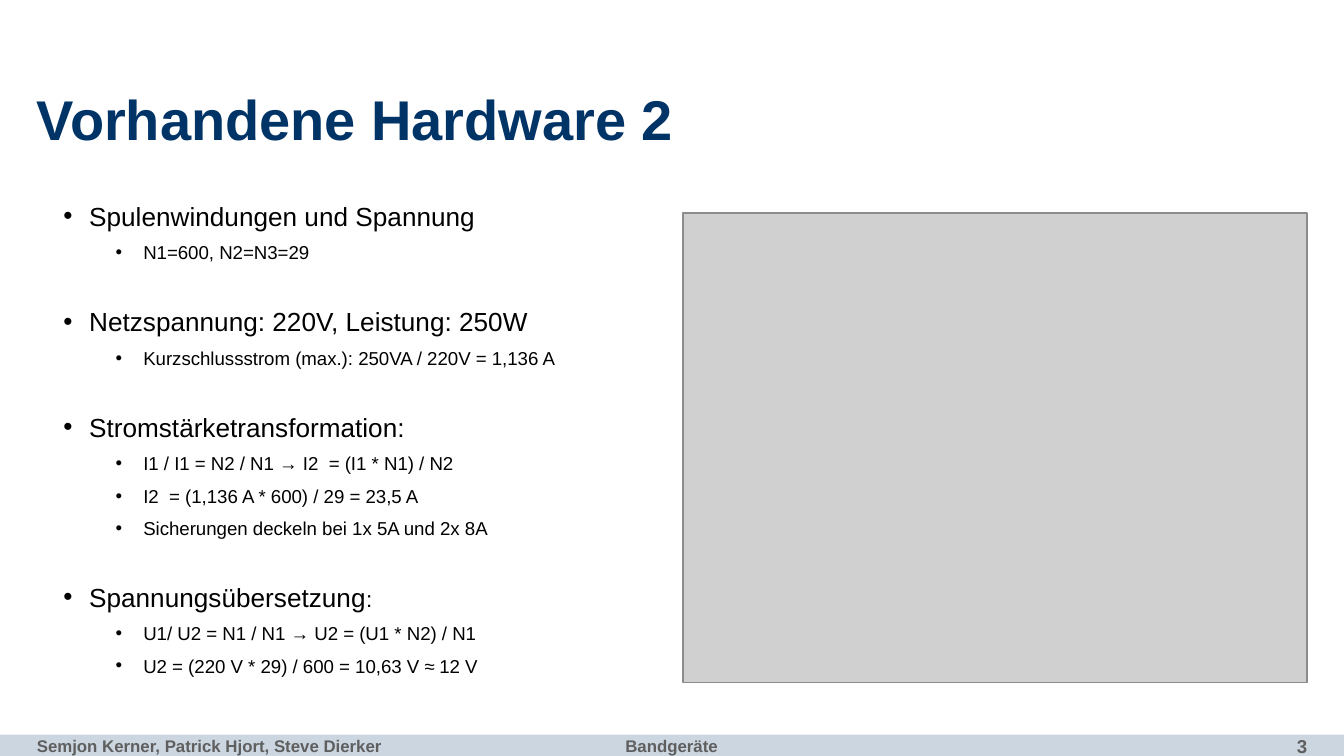
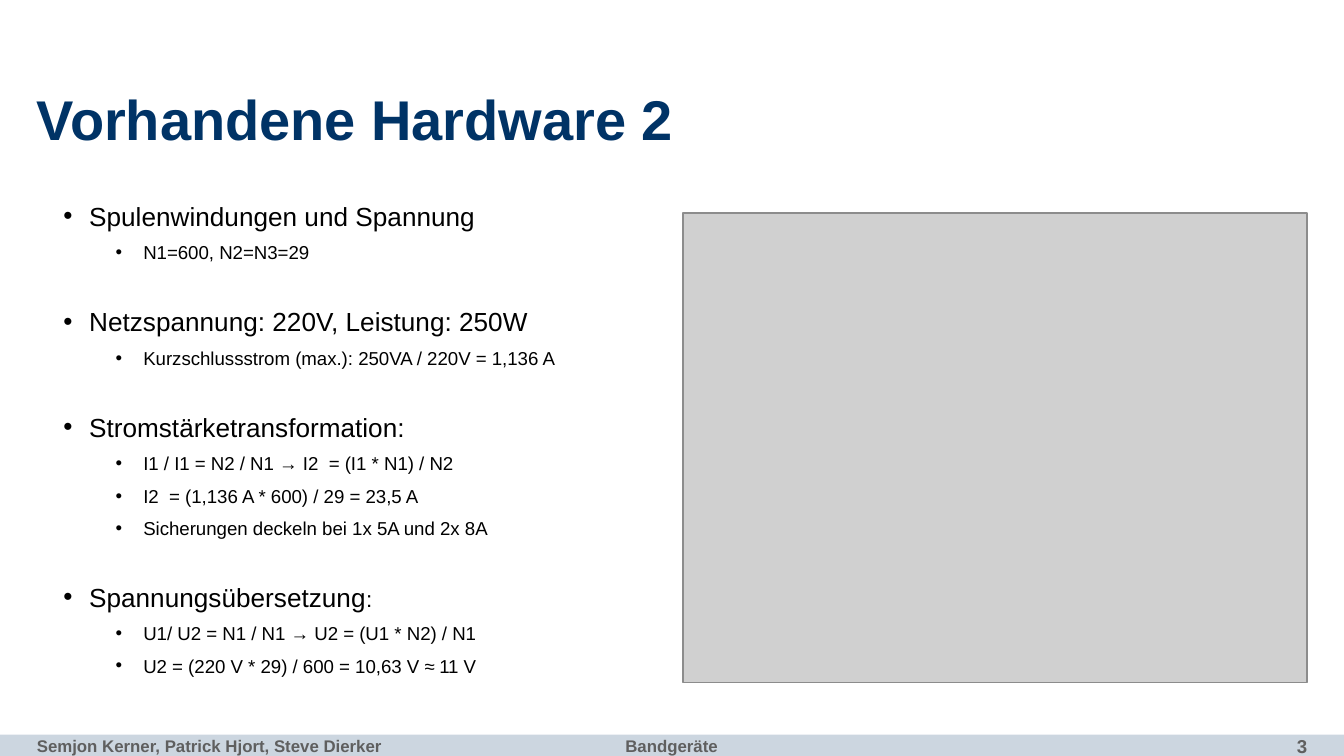
Before and after one commit to fu-inet-swp17/team1, a slide deck: slide 3 of slides/bandgeraete.pptx. Drawn at 1344x756 pixels with LibreOffice and Linux fonts; fonts in the diff are those of the drawing; grey boxes stand for pictures; background and template pictures are left out. Boxes give left, top, right and bottom in pixels: in the first picture for what was removed or moved away, otherwise in the second. Text is boxed around its words. In the diff, an @@ line names an element or a change of style, - is before the commit and + after.

```diff
--- a/slides/bandgeraete.pptx
+++ b/slides/bandgeraete.pptx
@@ text at (x1=143, y1=659, x2=476, y2=677): text changed @@
-    • U2 = (220 V * 29) / 600 = 10,63 V ≈ 12 V
+    • U2 = (220 V * 29) / 600 = 10,63 V ≈ 11 V
```
Also in this commit, not shown: 3 other slides changed, 1 slide added, 1 other file.
